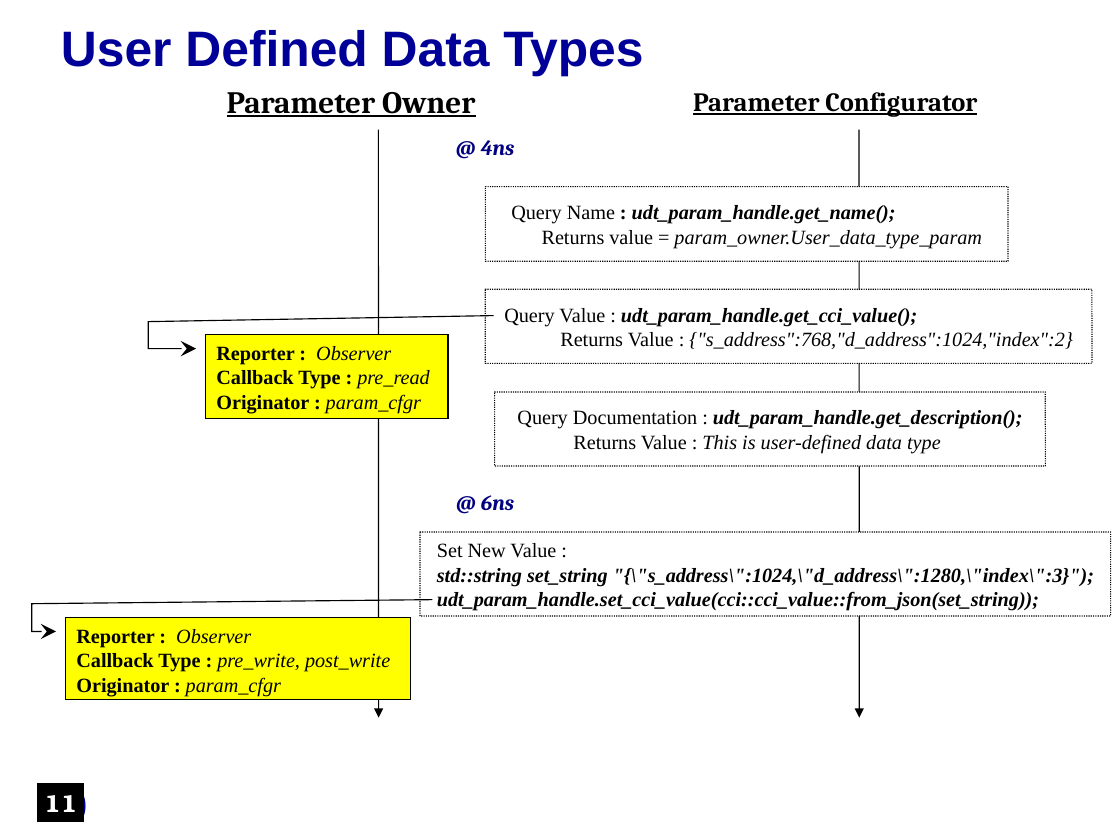
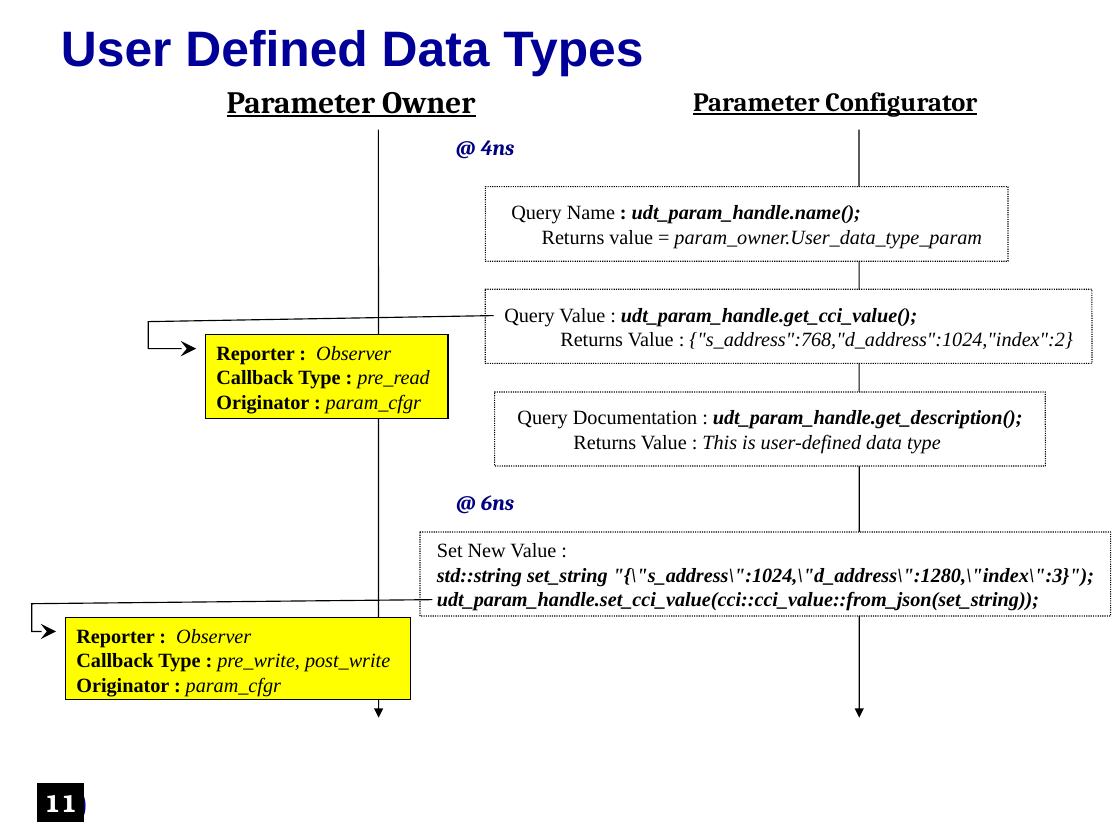
Before and after one commit to accellera-official/cci, a slide deck: slide 10 of examples/ex16_User_Defined_Data_Type/docs/ex16_User_Defined_Data_Type.ppt. Drawn at 1120x840 pixels with LibreOffice and Linux fonts; fonts in the diff are those of the drawing; background and template pictures are left out. Boxes give left, top, right and bottom in pixels: in the first picture for what was removed or moved away, otherwise in the second. Text is boxed around its words. In the diff, an @@ line names an element or a change of style, - is before the commit and + after.

Commit message:
Rename cci_param_if::get_name() to name()
Rename this query to conform with our naming guidelines and follow
SystemC conventions.

```diff
--- a/examples/ex16_User_Defined_Data_Type/docs/ex16_User_Defined_Data_Type.ppt
+++ b/examples/ex16_User_Defined_Data_Type/docs/ex16_User_Defined_Data_Type.ppt
@@ text in rounded rectangle at [511,205,861,224]: text changed @@
-Query Name : udt_param_handle.get_name();
+Query Name : udt_param_handle.name();
```
Also in this commit, not shown: 2 other slides changed, 52 other files.
